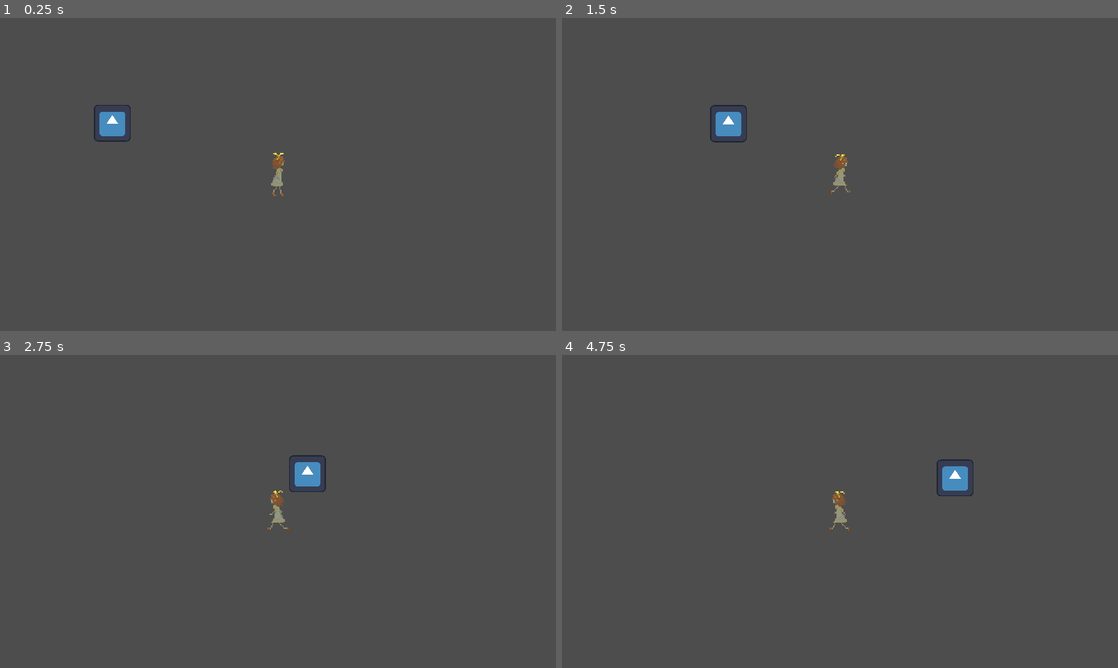
Above: before the commit, frames 1-4 (two rows, left to right).
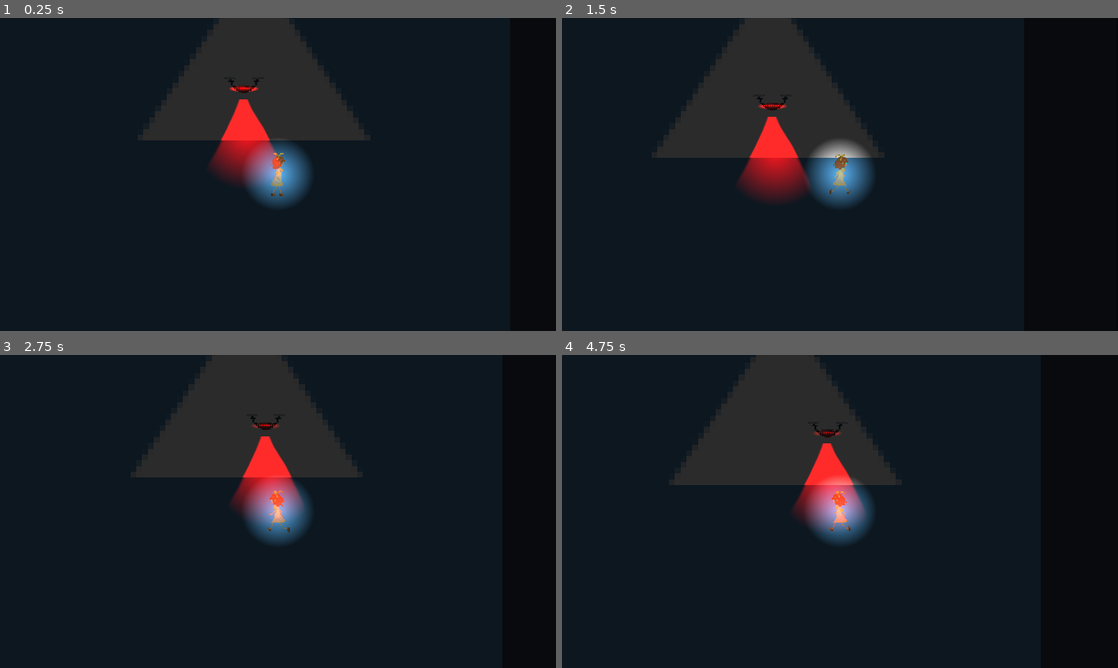
Above: after the commit, the same moments.

Repository: Punniz/Mistrust
Game: Godot game, scene res://world.tscn
Same seed, same stepped clock (60 frames per second), same inputs: the game is played once before the commit and once after it. The engine's default icon, where the game draws it, is replaced by a stand-in: a white triangle on a blue panel in a dark square.
Inputs:
- Up to frame 1 (0.25 s): no input
- Up to frame 2 (1.5 s): hold Space (interact) 0.53-1.28 s; hold D (move_right) from 0.53 s (still down); tap W (move_up) at 0.77 s; tap Space (interact) at 1.35 s
- Up to frame 3 (2.75 s): tap W (move_up) at 1.52 s; release D (move_right) at 2.03 s; hold A (move_left) from 2.03 s (still down); hold Space (interact) from 2.03 s (still down)
- Up to frame 4 (4.75 s): release A (move_left) at 2.78 s; release Space (interact) at 2.78 s; hold D (move_right) 2.78-4.28 s; tap Space (interact) at 2.85, 4.35 s; tap W (move_up) at 3.02, 3.77, 4.52 s; hold Space (interact) 3.53-4.28 s; hold A (move_left) from 4.28 s (still down)

The runs differ from the first frame. In frame 1, 100% of the frame differs, in the area x 0-100%, y 0-100%; in frame 2, 100%; in frame 3, 100%; in frame 4, 100%.

Commit message:
Feat: Make drone detect player
Area2D ignores if the player is under a StaticBody2D. So raycasts are enabled. It avoids the drone from detecting the player under a floor when flying low.

Diff:
--- a/player.gd
+++ b/player.gd
@@ -39,6 +39,3 @@
 		self.velocity.x = direction.x * self.speed
 
 	self.move_and_slide()
-
-	print("direction: ", direction)
-	print("velocity: ", velocity)
--- a/project.godot
+++ b/project.godot
@@ -25,6 +25,10 @@
 window/size/viewport_height=1080
 window/size/mode=3
 window/stretch/mode="canvas_items"
+
+[editor_plugins]
+
+enabled=PackedStringArray("res://addons/vision_cone_2d/plugin.cfg")
 
 [input]
 
--- a/scenes/enemies/drone.tscn
+++ b/scenes/enemies/drone.tscn
@@ -1,27 +1,140 @@
-[gd_scene load_steps=3 format=3 uid="uid://bcdm5gabpcat0"]
+[gd_scene load_steps=8 format=3 uid="uid://bcdm5gabpcat0"]
 
 [ext_resource type="Script" path="res://scripts/enemies/drone.gd" id="1_s7l0p"]
-[ext_resource type="Texture2D" uid="uid://cjafqd3bsqiah" path="res://miscellaneous/icon.svg" id="2_l0jjn"]
+[ext_resource type="Texture2D" uid="uid://7nkswarvlb02" path="res://assets/enemies/drone_spritesheet.png" id="2_uaesl"]
+[ext_resource type="Texture2D" uid="uid://ddmb3521gjqf" path="res://light_cone_texture.png" id="3_x2l7k"]
+[ext_resource type="Texture2D" uid="uid://djw24iwowpwyv" path="res://light_texture.png" id="4_e6p22"]
+
+[sub_resource type="Animation" id="Animation_da5xi"]
+resource_name = "RESET"
+tracks/0/type = "value"
+tracks/0/imported = false
+tracks/0/enabled = true
+tracks/0/path = NodePath("Sprite2D:frame")
+tracks/0/interp = 1
+tracks/0/loop_wrap = true
+tracks/0/keys = {
+"times": PackedFloat32Array(0),
+"transitions": PackedFloat32Array(1),
+"update": 1,
+"values": [0]
+}
+tracks/1/type = "value"
+tracks/1/imported = false
+tracks/1/enabled = true
+tracks/1/path = NodePath("LedLight:energy")
+tracks/1/interp = 1
+tracks/1/loop_wrap = true
+tracks/1/keys = {
+"times": PackedFloat32Array(0),
+"transitions": PackedFloat32Array(1),
+"update": 0,
+"values": [5.0]
+}
+
+[sub_resource type="Animation" id="Animation_xen6m"]
+resource_name = "move"
+length = 0.4
+loop_mode = 1
+tracks/0/type = "value"
+tracks/0/imported = false
+tracks/0/enabled = true
+tracks/0/path = NodePath("Sprite2D:frame")
+tracks/0/interp = 1
+tracks/0/loop_wrap = true
+tracks/0/keys = {
+"times": PackedFloat32Array(0, 0.1, 0.2, 0.3),
+"transitions": PackedFloat32Array(1, 1, 1, 1),
+"update": 1,
+"values": [0, 1, 2, 3]
+}
+tracks/1/type = "value"
+tracks/1/imported = false
+tracks/1/enabled = true
+tracks/1/path = NodePath("LedLight:energy")
+tracks/1/interp = 2
+tracks/1/loop_wrap = true
+tracks/1/keys = {
+"times": PackedFloat32Array(0, 0.2),
+"transitions": PackedFloat32Array(1, 1),
+"update": 0,
+"values": [1.0, 5.0]
+}
+
+[sub_resource type="AnimationLibrary" id="AnimationLibrary_0b8hm"]
+_data = {
+"RESET": SubResource("Animation_da5xi"),
+"move": SubResource("Animation_xen6m")
+}
 
 [node name="Drone" type="PathFollow2D"]
 position = Vector2(-4, 58)
-rotation = -0.487493
 rotates = false
 loop = false
 script = ExtResource("1_s7l0p")
 
 [node name="Sprite2D" type="Sprite2D" parent="."]
-rotation = 0.487493
-texture = ExtResource("2_l0jjn")
+texture = ExtResource("2_uaesl")
+hframes = 4
 
 [node name="Area2D" type="Area2D" parent="."]
-rotation = 0.487493
 collision_layer = 0
 collision_mask = 16
 
 [node name="CollisionPolygon2D" type="CollisionPolygon2D" parent="Area2D"]
-polygon = PackedVector2Array(0, 0, -100, 400, 100, 400)
+polygon = PackedVector2Array(0, 0, -90, 250, 90, 250)
 
-[node name="_Timer_17944" type="Timer" parent="."]
-wait_time = 0.2
-one_shot = true
+[node name="LedLight" type="PointLight2D" parent="."]
+position = Vector2(0, 12)
+scale = Vector2(0.414062, 0.0937499)
+color = Color(0.8, 0.0156863, 0, 1)
+energy = 5.0
+texture = ExtResource("4_e6p22")
+
+[node name="SpotLight" type="PointLight2D" parent="."]
+position = Vector2(11, 168)
+scale = Vector2(1.52344, 1.52344)
+color = Color(0.862745, 0, 0, 1)
+energy = 4.0
+shadow_enabled = true
+texture = ExtResource("3_x2l7k")
+
+[node name="AnimationPlayer" type="AnimationPlayer" parent="."]
+autoplay = "move"
+libraries = {
+"": SubResource("AnimationLibrary_0b8hm")
+}
+
+[node name="Raycasts" type="Node2D" parent="."]
+modulate = Color(0.764706, 0.764706, 0, 1)
+
+[node name="RayCast2D" type="RayCast2D" parent="Raycasts"]
+rotation = 0.151123
+target_position = Vector2(-49.3599, 260.399)
+collision_mask = 17
+hit_from_inside = true
+
+[node name="RayCast2D4" type="RayCast2D" parent="Raycasts"]
+rotation = 0.151123
+target_position = Vector2(-7.83861, 254.076)
+collision_mask = 17
+hit_from_inside = true
+
+[node name="RayCast2D2" type="RayCast2D" parent="Raycasts"]
+target_position = Vector2(0, 250)
+collision_mask = 17
+hit_from_inside = true
+
+[node name="RayCast2D5" type="RayCast2D" parent="Raycasts"]
+target_position = Vector2(47, 250)
+collision_mask = 17
+hit_from_inside = true
+
+[node name="RayCast2D3" type="RayCast2D" parent="Raycasts"]
+rotation = -0.220131
+target_position = Vector2(31.2871, 263.183)
+collision_mask = 17
+hit_from_inside = true
+
+[connection signal="body_entered" from="Area2D" to="." method="_on_area_2d_body_entered"]
+[connection signal="body_exited" from="Area2D" to="." method="_on_area_2d_body_exited"]
--- a/scripts/enemies/drone.gd
+++ b/scripts/enemies/drone.gd
@@ -3,6 +3,9 @@
 
 
 @export var speed: float = 300.0
+
+
+@onready var raycasts: Node2D = $Raycasts
 
 
 func _ready() -> void:
@@ -14,3 +17,23 @@
 		speed = -speed
 
 	progress += speed * delta
+
+
+	for raycast in raycasts.get_children():
+		if raycast.is_colliding():
+			# Player caught, need to handle game over
+			if raycast.get_collider() is Player:
+				print("Colliding with player: ", raycast.get_collider())
+			# Debug only, remove when done
+			else:
+				print("Colliding but not with player: ", raycast.get_collider())
+
+
+func _on_area_2d_body_entered(body: Node2D) -> void:
+	for raycast in raycasts.get_children():
+		raycast.enabled = true
+
+
+func _on_area_2d_body_exited(body: Node2D) -> void:
+	for raycast in raycasts.get_children():
+		raycast.enabled = false
--- a/world.tscn
+++ b/world.tscn
@@ -1,11 +1,16 @@
-[gd_scene load_steps=11 format=3 uid="uid://b5s1myf1gwty8"]
+[gd_scene load_steps=17 format=3 uid="uid://b5s1myf1gwty8"]
 
 [ext_resource type="PackedScene" uid="uid://bfu2peuf5fcxb" path="res://scenes/player.tscn" id="1_lr41f"]
+[ext_resource type="Texture2D" uid="uid://cjafqd3bsqiah" path="res://miscellaneous/icon.svg" id="1_sp1jv"]
 [ext_resource type="PackedScene" uid="uid://2en76f76byyg" path="res://scenes/climbable.tscn" id="2_5y4qr"]
+[ext_resource type="Texture2D" uid="uid://djw24iwowpwyv" path="res://light_texture.png" id="3_miq34"]
 [ext_resource type="PackedScene" uid="uid://bcdm5gabpcat0" path="res://scenes/enemies/drone.tscn" id="3_qh2mk"]
 
 [sub_resource type="RectangleShape2D" id="RectangleShape2D_75es3"]
 size = Vector2(1272, 48)
+
+[sub_resource type="OccluderPolygon2D" id="OccluderPolygon2D_nmv5l"]
+polygon = PackedVector2Array(9, -41, 1281, -41, 1281, 7, 9, 7)
 
 [sub_resource type="RectangleShape2D" id="RectangleShape2D_q47e8"]
 size = Vector2(178, 48)
@@ -16,6 +21,15 @@
 [sub_resource type="RectangleShape2D" id="RectangleShape2D_yqxcf"]
 size = Vector2(26, 182)
 
+[sub_resource type="OccluderPolygon2D" id="OccluderPolygon2D_dilwe"]
+polygon = PackedVector2Array(-23, -221, 3, -221, 3, -39, -23, -39)
+
+[sub_resource type="OccluderPolygon2D" id="OccluderPolygon2D_f1rj8"]
+polygon = PackedVector2Array(3, -39, 181, -39, 181, 9, 3, 9)
+
+[sub_resource type="OccluderPolygon2D" id="OccluderPolygon2D_4lxdi"]
+polygon = PackedVector2Array(3, -39, 879, -39, 879, 9, 3, 9)
+
 [sub_resource type="RectangleShape2D" id="RectangleShape2D_x14ss"]
 size = Vector2(758, 20)
 
@@ -24,11 +38,16 @@
 
 [sub_resource type="Curve2D" id="Curve2D_1ntm2"]
 _data = {
-"points": PackedVector2Array(0, 0, 0, 0, -4, 58, -188.871, 26.727, 188.871, -26.727, 228, -65, -121.162, -81.9627, 121.162, 81.9627, 470, 10, 0, 0, 0, 0, 1227, 33)
+"points": PackedVector2Array(0, 0, 0, 0, 78, -25, 0, 0, 0, 0, 561, -25)
 }
-point_count = 4
+point_count = 2
 
 [node name="World" type="Node2D"]
+
+[node name="Sprite2D" type="Sprite2D" parent="."]
+position = Vector2(512, 436)
+scale = Vector2(20.0781, 20.0781)
+texture = ExtResource("1_sp1jv")
 
 [node name="Floor" type="StaticBody2D" parent="."]
 position = Vector2(0, 711)
@@ -37,6 +56,9 @@
 [node name="CollisionShape2D" type="CollisionShape2D" parent="Floor"]
 position = Vector2(645, -17)
 shape = SubResource("RectangleShape2D_75es3")
+
+[node name="LightOccluder2D" type="LightOccluder2D" parent="Floor"]
+occluder = SubResource("OccluderPolygon2D_nmv5l")
 
 [node name="Floor2" type="StaticBody2D" parent="."]
 position = Vector2(0, 324)
@@ -58,6 +80,20 @@
 position = Vector2(1292, -130)
 shape = SubResource("RectangleShape2D_yqxcf")
 
+[node name="LightOccluder2D" type="LightOccluder2D" parent="Floor2"]
+occluder = SubResource("OccluderPolygon2D_dilwe")
+
+[node name="LightOccluder2D2" type="LightOccluder2D" parent="Floor2"]
+occluder = SubResource("OccluderPolygon2D_f1rj8")
+
+[node name="LightOccluder2D3" type="LightOccluder2D" parent="Floor2"]
+position = Vector2(400, 0)
+occluder = SubResource("OccluderPolygon2D_4lxdi")
+
+[node name="LightOccluder2D4" type="LightOccluder2D" parent="Floor2"]
+position = Vector2(1302, 0)
+occluder = SubResource("OccluderPolygon2D_dilwe")
+
 [node name="Slope" type="StaticBody2D" parent="."]
 collision_mask = 0
 
@@ -69,6 +105,11 @@
 [node name="Player" parent="." instance=ExtResource("1_lr41f")]
 position = Vector2(595, 663)
 collision_mask = 5
+
+[node name="PointLight2D" type="PointLight2D" parent="Player"]
+position = Vector2(0, -79)
+energy = 1.15
+texture = ExtResource("3_miq34")
 
 [node name="Climbable" parent="." instance=ExtResource("2_5y4qr")]
 position = Vector2(292, 789)
@@ -83,10 +124,18 @@
 position = Vector2(0, -385)
 shape = SubResource("CircleShape2D_q8jtr")
 
+[node name="CanvasModulate" type="CanvasModulate" parent="."]
+color = Color(0.168627, 0.168627, 0.168627, 1)
+
 [node name="Enemies" type="Node2D" parent="."]
 
 [node name="Path2D" type="Path2D" parent="Enemies"]
-position = Vector2(-19, 410)
+position = Vector2(390, 310)
 curve = SubResource("Curve2D_1ntm2")
 
 [node name="Drone" parent="Enemies/Path2D" instance=ExtResource("3_qh2mk")]
+position = Vector2(78, -25)
+speed = 40.0
+
+[node name="DirectionalLight2D" type="DirectionalLight2D" parent="."]
+energy = 0.0
Not shown, added: addons/vision_cone_2d/cone_editor_helper.gd
Not shown, added: addons/vision_cone_2d/examples/enemy.gd
Not shown, added: addons/vision_cone_2d/examples/enemy.tscn
Not shown, added: addons/vision_cone_2d/examples/example.tscn
Not shown, added: addons/vision_cone_2d/examples/player_movement.gd
Not shown, added: addons/vision_cone_2d/examples/wall.tscn
Binary file added: addons/vision_cone_2d/icon.png
Not shown, added: addons/vision_cone_2d/icon.png.import
Not shown, added: addons/vision_cone_2d/plugin.cfg
Not shown, added: addons/vision_cone_2d/vision_cone_2d.gd
Not shown, added: addons/vision_cone_2d/vision_cone_2d_template.tscn
Not shown, added: addons/vision_cone_2d/vision_cone_entry.gd
(and 8 more such lines)
